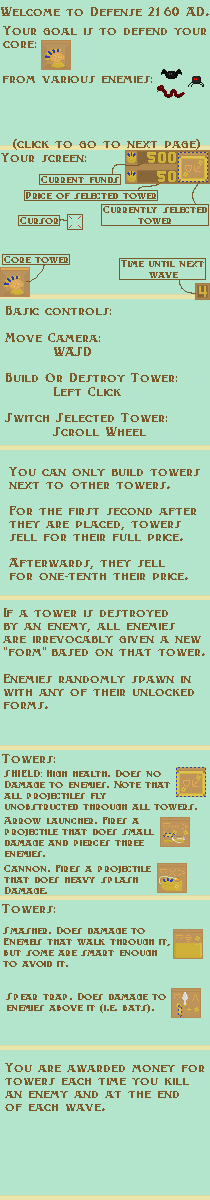
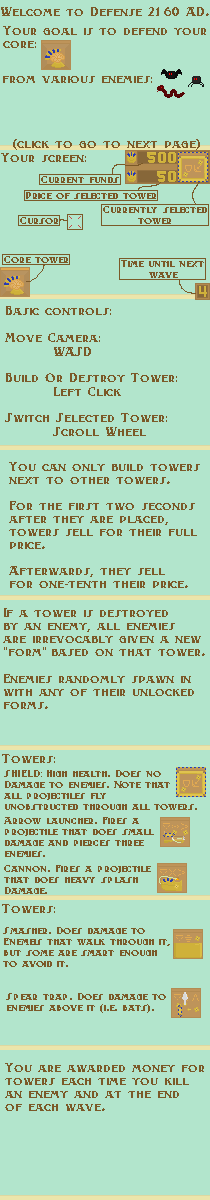
Layered file, before and after one edit (210 × 1200). Changes by layer:
added layer "Pasted Layer #11" above "Spear trap. Does damage to ..." over [178, 152, 208, 182]
painted on "You can only build towers ..." over [9, 462, 200, 588]
